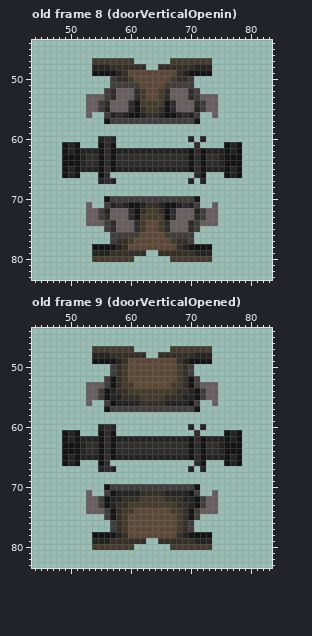
Two versions of one pixel-art file, src/rooms/rooms.ase. That is the earlier state.
128x128 pixels, 19 frames. Shown: old frame 8 (doorVerticalOpenin): x 44..83, y 44..83; old frame 9 (doorVerticalOpened): x 44..83, y 44..83. The commit also changed other frames, which this record leaves out.
After:
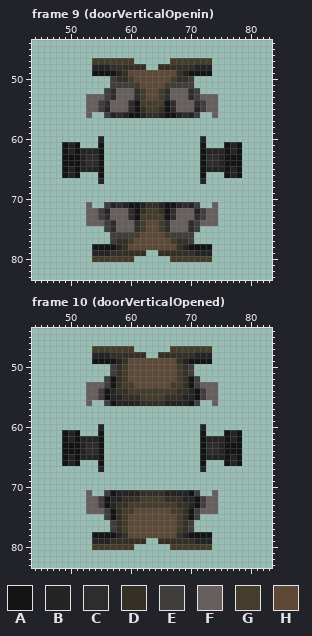
Palette (. is transparent): A #141414  B #242424  C #2e2c2c  D #362f25  E #403d3d  F #695e5e  G #453c2b  H #5e4937
Commit: Doors now include a foreground sprite so that characters appear to run under the frame rather than over it.
From old to new:
frames 19 -> 21
Frame 9 (doorVerticalOpenin) against old frame 8 (doorVerticalOpenin), layer "Layer 1":
There is now colour A in row 61 at x 72.
Colour A is gone in row 57 at x 56 and 71; in row 61 at x 57; in rows 62 to 65 at x 57 and 70; in row 70 at x 56 and 71.
Colour B is gone in row 60 at x 57 and 70; in row 62 at x 58 to 69; in row 65 at x 58 to 69; in row 67 at x 57 and 70.
Colour C is gone in row 60 at x 56; in rows 61 to 62 at x 56 and 71; in rows 63 to 64 at x 56, 58 to 69 and 71; in rows 65 to 66 at x 56 and 71; in row 67 at x 56.
Colour E is gone in row 57 at x 57 to 70; in row 70 at x 57 to 70.
Frame 10 (doorVerticalOpened) against old frame 9 (doorVerticalOpened), layer "Layer 1": the same change as frame 9 (doorVerticalOpenin)
Changed places in both pictures, as pixel boxes (x1, y1, x2, y2):
changed: (104, 118, 206, 202)
changed: (104, 406, 206, 490)
